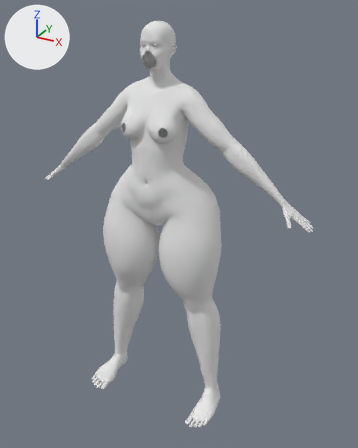
An edit to the Blender file model.blend, drawn before and after from the same camera.
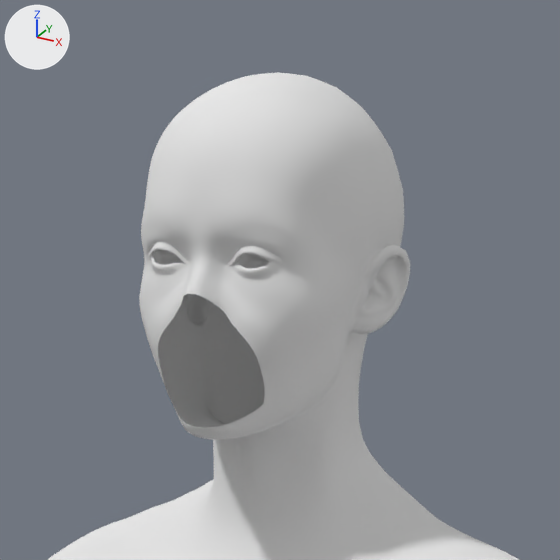
Each version is shown whole from a 50 mm camera at (20.67, -34.24, 12.7) aimed at (1.42, 0.76, -4.8), then close up on the part from 34% to 55% of the width and 2% to 19% of the height. Arrows for +X, +Y and +Z are at upper left; the lights stay in place.

Objects in the first close-up: 'BBB1'.
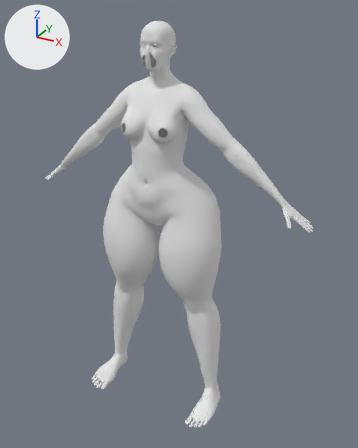
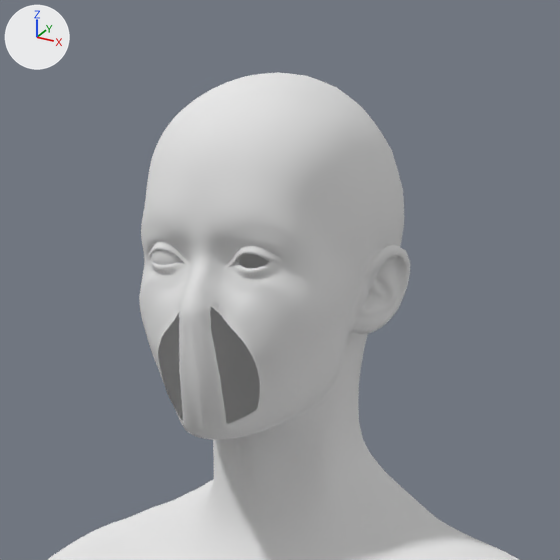
Patch to the scene script:
```diff
--- a/model.blend.py
+++ b/model.blend.py
@@ me_bbb1 @@
 # used by ob_bbb1; location = (0.0, 0.0, 0.0)
-me_bbb1.from_pydata(...)  # 13617 vertices, 13468 faces; spans x -13.1..0.0, y -4.1..3.5, z -22.5..11.7
+me_bbb1.from_pydata(...)  # 13403 vertices, 13234 faces; spans x -13.1..0.0, y -4.1..3.5, z -22.5..11.7
+# me_bbb1 part 1: 49 vertices moved within x -0.8..-0.1, y -1.4..-1.2, z 9.3..10.1; 296 vertices removed from x -0.9..-0.1, y -1.4..-1.0, z 9.2..10.2; 82 vertices added at x -0.9..0.0, y -1.6..-1.1, z 8.7..10.0
 me_bbb1.materials.append(mat_polysurface43_defaultmat)
@@ me_sphere @@
+me_sphere.from_pydata(...)  # a UV sphere (32 segments, 16 rings, poles along z) spanning x -1.0..1.0, y -1.0..1.0, z -1.0..1.0
+me_sphere.polygons.foreach_set('use_smooth', [True] * 512)
@@ ob_sphere @@
+ob_sphere = bpy.data.objects.new('Sphere', me_sphere)
+ob_sphere.location = (-0.51, -1.06, 10.01)
+ob_sphere.rotation_euler = (1.571, 0.0, 0.0)  # degrees (90, 0, 0)
+ob_sphere.scale = (0.229, 0.229, 0.229)
```

What differs and where, as boxes (x1, y1, x2, y2) in the close-ups (560 x 560 px):
'Sphere', added: after (151, 250, 182, 265)
part 1 of me_bbb1, cut back: before (139, 250, 305, 355); after (140, 251, 300, 428)
